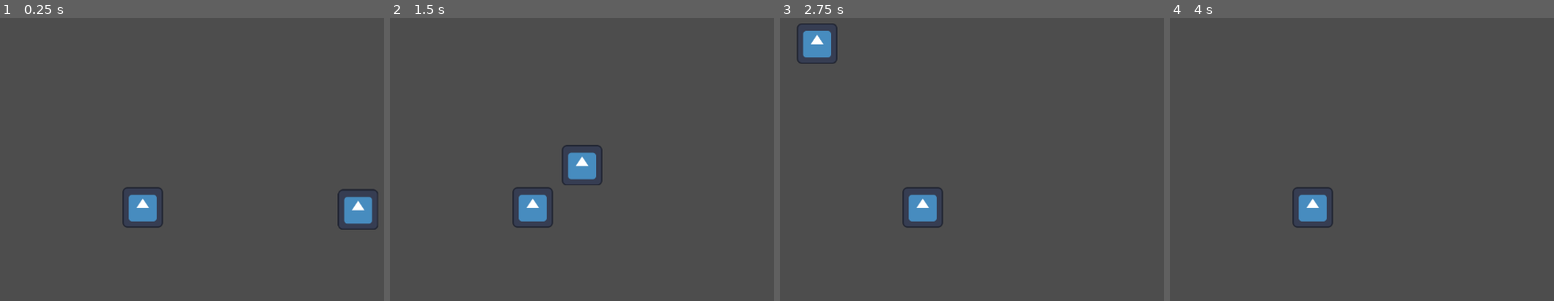
Above: before the commit, frames 1-4 (left to right).
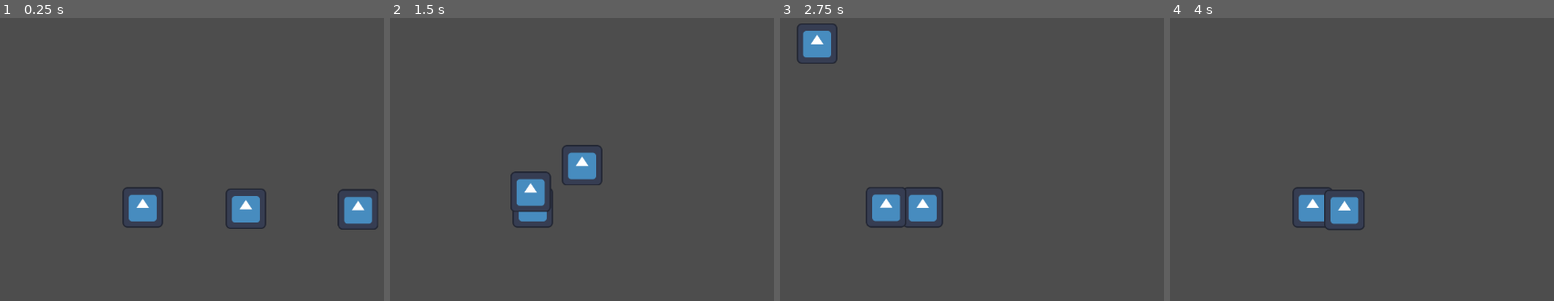
Above: after the commit, the same moments.

Repository: Routund/Mount_Belforte
Game: Godot game, scene res://Scenes/Overworld.tscn
Two runs of this game, one before a commit and one after it. Both use one fixed random seed, a clock stepped at 60 frames per second and the inputs below. The engine's default icon, where the game draws it, is replaced by a stand-in: a white triangle on a blue panel in a dark square.
Inputs:
- Up to frame 1 (0.25 s): no input
- Up to frame 2 (1.5 s): hold D (right) 0.53-1.28 s; hold S (down) from 1.28 s (still down)
- Up to frame 3 (2.75 s): release S (down) at 2.03 s; hold D (right) from 2.03 s (still down)
- Up to frame 4 (4 s): release D (right) at 2.78 s; hold W (up) 2.78-3.53 s; hold A (left) from 3.53 s (still down)

The runs differ from the first frame. In frame 1, 0.9% of the frame differs, in the area x 58-70%, y 60-75%; in frame 2, 0.9%; in frame 3, 1.0%, in the area x 22-33%, y 59-75%; in frame 4, 0.9%.

Commit message:
slime chasing player

Diff:
--- /dev/null
+++ b/CharacterBody2D.gd
@@ -0,0 +1,49 @@
+extends CharacterBody2D
+# Declare member variables here. Examples:
+# var a = 2
+
+var dead = false
+var speed = 600
+@onready var player = get_parent().get_node("Player")
+
+var movement_speed: float = 400.0
+var _movement_target_position = Vector2.ZERO
+
+@onready var navigation_agent: NavigationAgent2D = $NavigationAgent2D
+
+
+func _ready():
+	navigation_agent.path_desired_distance = 4.0
+	navigation_agent.target_desired_distance = 4.0
+# Make sure to not await during _ready.
+	call_deferred("actor_setup")
+
+func _process(_delta):
+	if dead == true:
+			queue_free()
+
+func actor_setup():
+	# Wait for the first physics frame so the NavigationServer can sync.
+	await get_tree().physics_frame
+	set_movement_target(_movement_target_position)
+
+func set_movement_target(_movement_target: Vector2):
+	navigation_agent.target_position = player.global_position
+
+func _physics_process(_delta):
+	if dead == false:
+		navigation_agent.target_position = player.global_position
+	if navigation_agent.is_navigation_finished():
+		return
+	var current_agent_position: Vector2 = global_position
+	var next_path_position: Vector2 = navigation_agent.get_next_path_position()
+	var new_velocity: Vector2 = next_path_position - current_agent_position
+	new_velocity = new_velocity.normalized()
+	velocity = new_velocity * speed
+	move_and_slide()
+
+
+
+func _on_area_2d_body_entered(body):
+	if body.name == "Player":
+		print('battle')
--- a/Scenes/Overworld.tscn
+++ b/Scenes/Overworld.tscn
@@ -1,7 +1,14 @@
-[gd_scene load_steps=3 format=3 uid="uid://upmmvi2bl5bl"]
+[gd_scene load_steps=5 format=3 uid="uid://upmmvi2bl5bl"]
 
 [ext_resource type="PackedScene" uid="uid://bqlroxiiv5reg" path="res://Scenes/player.tscn" id="1_l2n5d"]
 [ext_resource type="PackedScene" uid="uid://y5g78wv73dul" path="res://Scenes/tester_card.tscn" id="2_bjbhx"]
+[ext_resource type="PackedScene" uid="uid://dxw8wvteg4sh4" path="res://Scenes/slime.tscn" id="3_6078i"]
+
+[sub_resource type="NavigationPolygon" id="NavigationPolygon_0qgq4"]
+vertices = PackedVector2Array(2401, 563, -2190, 605, -2179, -1569, 2317, -1588)
+polygons = Array[PackedInt32Array]([PackedInt32Array(0, 1, 2, 3)])
+outlines = Array[PackedVector2Array]([PackedVector2Array(-2189, -1579, -2201, 616, 2412, 573, 2327, -1599)])
+source_geometry_group_name = &"navigation_polygon_source_group"
 
 [node name="Node2D" type="Node2D"]
 
@@ -9,3 +16,9 @@
 
 [node name="Nothing card" parent="." instance=ExtResource("2_bjbhx")]
 position = Vector2(681, 7)
+
+[node name="Slime" parent="." instance=ExtResource("3_6078i")]
+position = Vector2(466, 6)
+
+[node name="NavigationRegion2D" type="NavigationRegion2D" parent="."]
+navigation_polygon = SubResource("NavigationPolygon_0qgq4")
--- a/Scenes/inventory.tscn
+++ b/Scenes/inventory.tscn
@@ -52,4 +52,4 @@
 [connection signal="pressed" from="ScrollContainer/VBoxContainer/Block" to="." method="_on_block_pressed"]
 [connection signal="pressed" from="ScrollContainer/VBoxContainer/Heal" to="." method="_on_heal_pressed"]
 [connection signal="pressed" from="ScrollContainer/VBoxContainer/Run" to="." method="_on_run_pressed"]
-[connection signal="pressed" from="ScrollContainer/VBoxContainer/Nothing" to="." method="_on_button_pressed"]
+[connection signal="pressed" from="ScrollContainer/VBoxContainer/Nothing" to="." method="_on_nothing_pressed"]
--- a/Scenes/player.tscn
+++ b/Scenes/player.tscn
@@ -21,3 +21,4 @@
 zoom = Vector2(0.5, 0.5)
 
 [node name="Inventory" parent="." instance=ExtResource("3_ql24e")]
+visible = false
--- /dev/null
+++ b/Scenes/slime.tscn
@@ -0,0 +1,32 @@
+[gd_scene load_steps=5 format=3 uid="uid://dxw8wvteg4sh4"]
+
+[ext_resource type="Script" path="res://CharacterBody2D.gd" id="1_q8wg2"]
+[ext_resource type="Texture2D" uid="uid://b5ihyqj52x60r" path="res://Sprites/icon.svg" id="2_7ibms"]
+
+[sub_resource type="RectangleShape2D" id="RectangleShape2D_ueafj"]
+size = Vector2(31, 22)
+
+[sub_resource type="RectangleShape2D" id="RectangleShape2D_unt61"]
+size = Vector2(126, 124)
+
+[node name="Slime" type="CharacterBody2D"]
+script = ExtResource("1_q8wg2")
+
+[node name="Sprite2D" type="Sprite2D" parent="."]
+texture = ExtResource("2_7ibms")
+
+[node name="CollisionShape2D" type="CollisionShape2D" parent="."]
+position = Vector2(-1, -2)
+scale = Vector2(0.6, 1)
+shape = SubResource("RectangleShape2D_ueafj")
+disabled = true
+
+[node name="Area2D" type="Area2D" parent="."]
+
+[node name="CollisionShape2D" type="CollisionShape2D" parent="Area2D"]
+position = Vector2(-1, -1)
+shape = SubResource("RectangleShape2D_unt61")
+
+[node name="NavigationAgent2D" type="NavigationAgent2D" parent="."]
+
+[connection signal="body_entered" from="Area2D" to="." method="_on_area_2d_body_entered"]
--- a/Scripts/CanvasLayer.gd
+++ b/Scripts/CanvasLayer.gd
@@ -1,6 +1,7 @@
 extends CanvasLayer
 
 var paused = false
+var deck = 4
 
 func _ready():
 	hide()
@@ -20,32 +21,42 @@
 	else:
 		$ScrollContainer/VBoxContainer/Nothing.show()
 
-func _on_Nothing_pressed():
-	if Global.nothing == true and Global.nothingd == true:
-		Global.nothingd = false
-	elif Global.nothing == true:
-		Global.nothingd = true
-
 func _on_block_pressed():
 	if Global.blockd == true:
 		Global.blockd = false
-	else:
+		deck -= 1
+	elif deck <= 8:
 		Global.blockd = true
+		deck += 1
 
 func _on_attack_pressed():
 	if Global.attackd == true:
 		Global.attackd = false
-	else:
+		deck -= 1
+	elif deck <= 8:
 		Global.attackd = true
+		deck += 1
 
 func _on_heal_pressed():
 	if Global.heald == true:
 		Global.heald = false
-	else:
+		deck -= 1
+	elif deck <= 8:
 		Global.heald = true
+		deck += 1
 
 func _on_run_pressed():
 	if Global.rund == true:
 		Global.rund = false
-	else:
+		deck -= 1
+	elif deck <= 8:
 		Global.rund = true
+		deck += 1
+
+func _on_nothing_pressed():
+	if Global.nothing == true and Global.nothingd == false and deck <= 8:
+		Global.nothingd = true
+		deck += 1
+	elif Global.nothing == true and Global.nothingd == true:
+		Global.nothingd = false
+		deck -= 1
